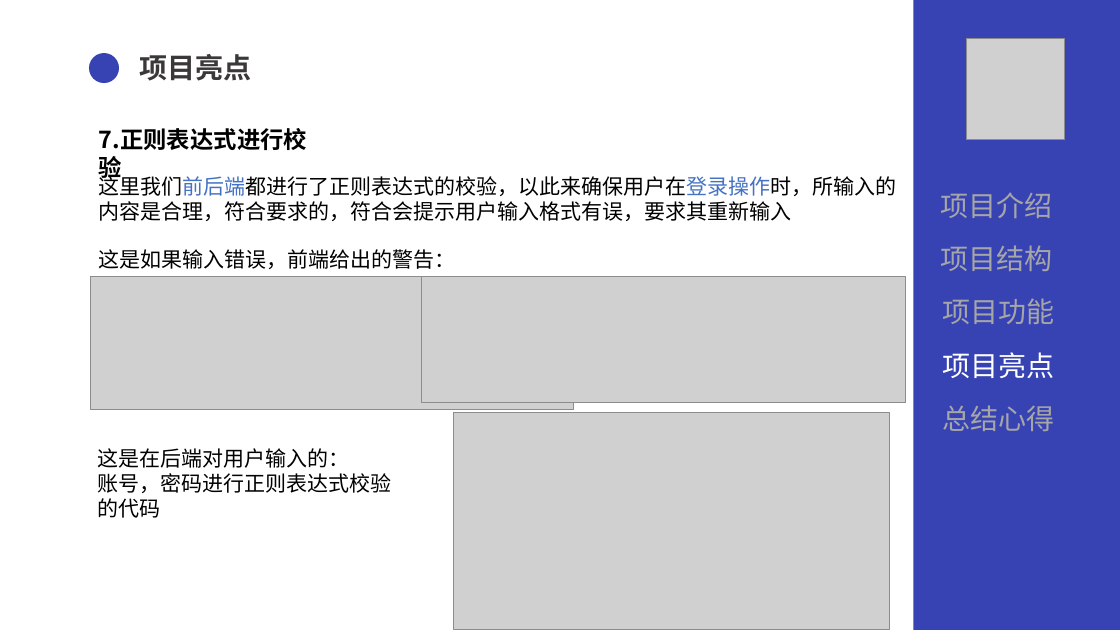
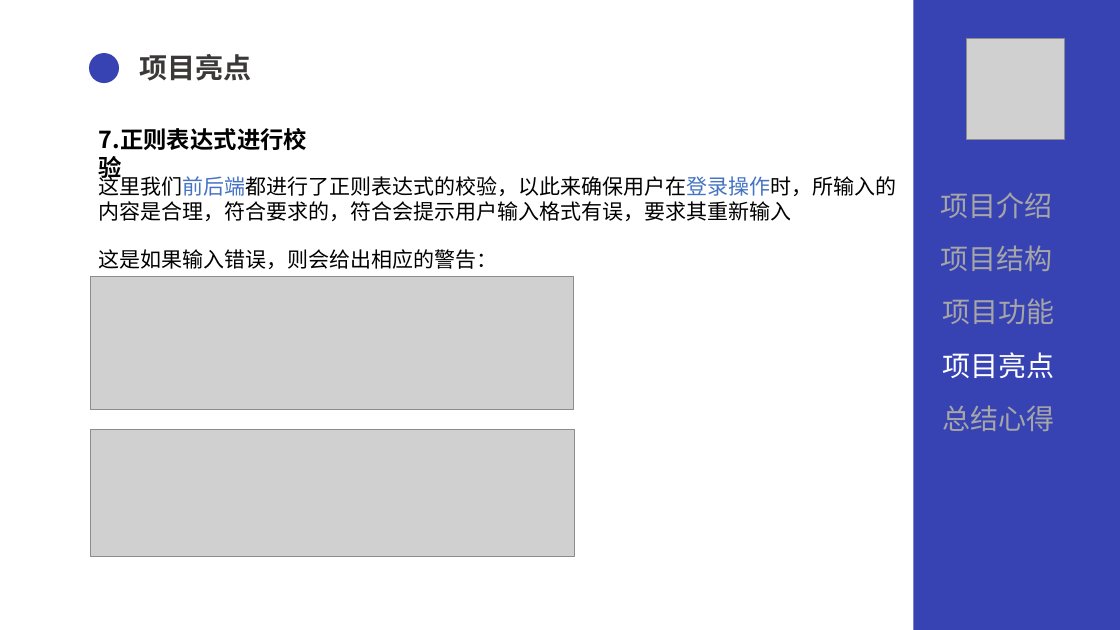
Before and after one commit to SUYYYUS/QGfinal, a slide deck: slide 20 of 文档/QG汇报陈术裕.pptx. Drawn at 1120x630 pixels with LibreOffice and Linux fonts; fonts in the diff are those of the drawing; grey boxes stand for pictures. Boxes give left, top, right and bottom in pixels: in the first picture for what was removed or moved away, otherwise in the second. Text is boxed around its words. In the diff, an @@ line names an element or a change of style, - is before the commit and + after.

```diff
--- a/文档/QG汇报陈术裕.pptx
+++ b/文档/QG汇报陈术裕.pptx
@@ text at box(99, 249, 498, 269): text changed @@
-这是如果输入错误，前端给出的警告：
+这是如果输入错误，则会给出相应的警告：
@@ picture removed at box(454, 413, 890, 629) @@
@@ picture: place and size @@
-picture at box(421, 276, 905, 402)
+picture at box(91, 430, 575, 556)
@@ text removed at box(97, 448, 391, 518) @@
-这是在后端对用户输入的：
-账号，密码进行正则表达式校验
-的代码
```
Also in this commit, not shown: 2 other slides changed.
